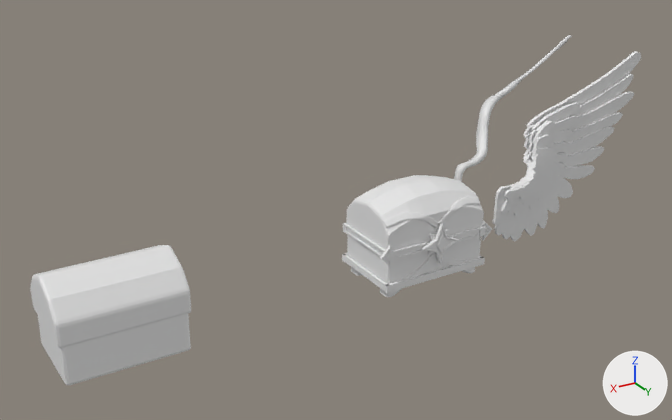
The Blender file obj_chest_melissaLiao_01.blend as it was, and as the next commit left it.
The view is the same before and after, from a 50 mm camera at (35.9, 49.1, 28.7) aimed at (5.5, -1.6, 3.4). The lights are fixed; the arrows at lower right show +X, +Y and +Z. The older version comes first.
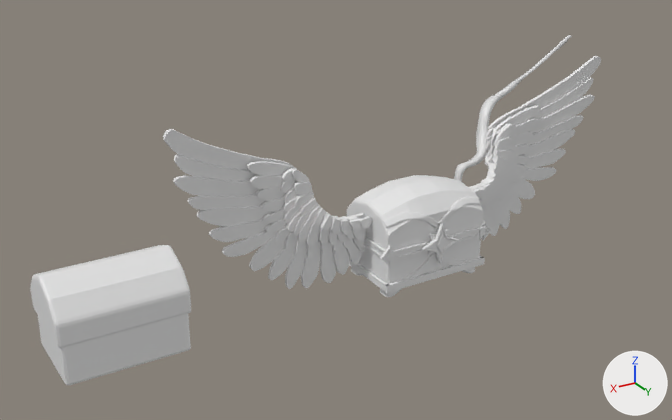
Commit message: Added both wings and attached it to chest

Where the change shows, as pixel boxes [x1, y1, x2, y2] in the pictures (672 x 420 px):
'Plane.002', added
    after: [163, 129, 372, 289]
'Plane.054', moved
    before: [492, 51, 641, 241]
    after: [469, 56, 601, 238]

The change, as a list of edits to the scene's bpy script:
```text
Change ob_plane_054:
    ob_plane_054.location: (-6.11, 2.91, 3.76) -> (-4.61, 0.39, 3.09)
Add ob_plane_002:
    ob_plane_002 = bpy.data.objects.new('Plane.002', me_plane_054.copy())  # the mesh of ob_plane_054
    ob_plane_002.location = (4.49, 0.45, 3.09)
    ob_plane_002.rotation_euler = (3.142, 0.0, 0.0)  # degrees (180, 0, 0)
    ob_plane_002.scale = (-1.0, -1.0, -1.0)
```
